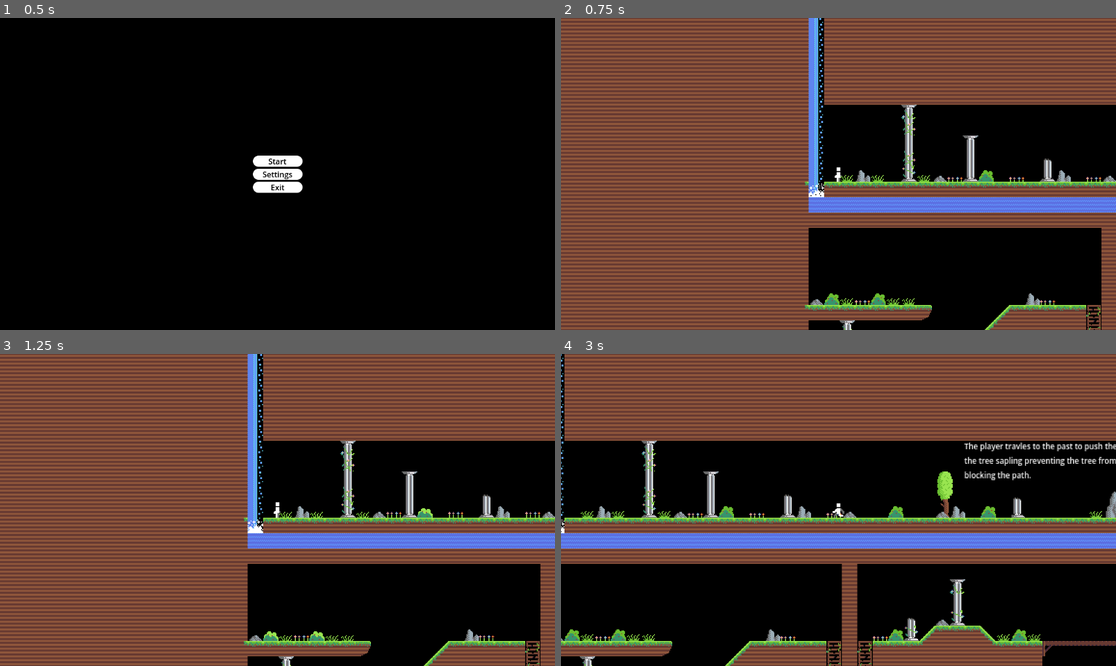
Above: before the commit, frames 1-4 (two rows, left to right).
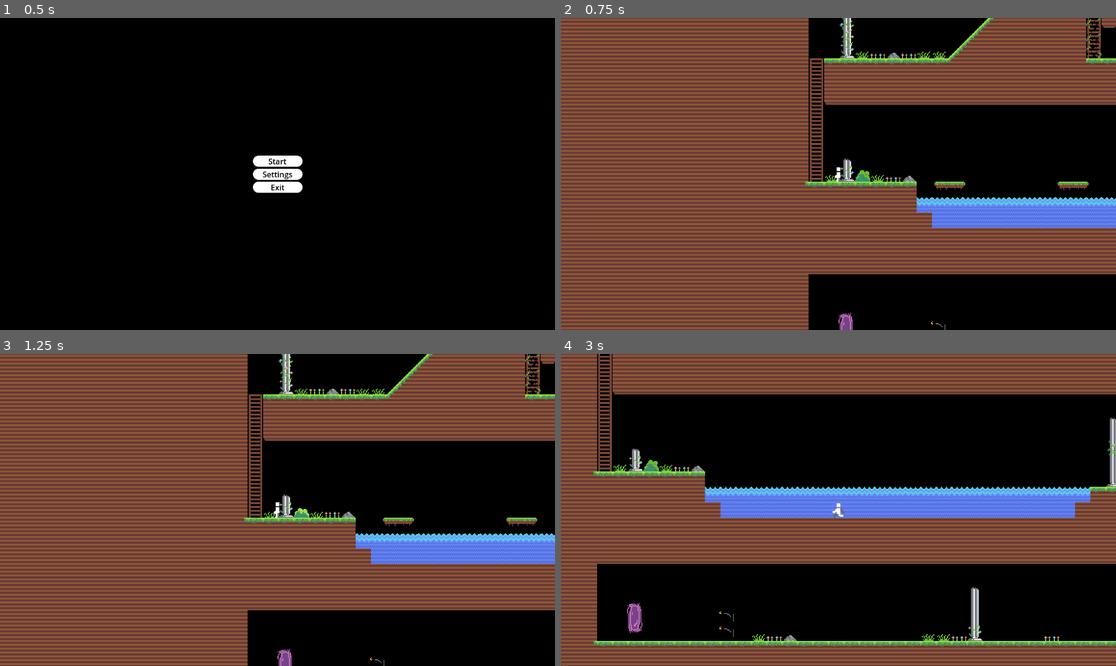
Above: after the commit, the same moments.

Repository: JustaRando001/the-grandndfather-paradox
Game: Godot game, scene res://main_menu.tscn
Two runs of this game, one before a commit and one after it. Both use one fixed random seed, a clock stepped at 60 frames per second and the inputs below.
Inputs:
- Up to frame 1 (0.5 s): no input
- Up to frame 2 (0.75 s): click "Start" at 0.5 s
- Up to frame 3 (1.25 s): no input
- Up to frame 4 (3 s): hold Z (time_swap) 1.28-2.03 s; hold Right (right) 1.28-2.78 s; tap Space (jump) at 1.52, 2.27 s; tap Z (time_swap) at 2.1 s; hold Left (left) from 2.78 s (still down); hold Z (time_swap) from 2.78 s (still down)

Frame 1 is identical in both runs. In frame 2, 24% of the frame differs, in the area x 43-100%, y 0-100%; in frame 3, 24%; in frame 4, 42%, in the area x 0-100%, y 0-100%.

Commit message:
Add resettable platforms

Diff:
--- a/game.tscn
+++ b/game.tscn
@@ -87,7 +87,7 @@
 [node name="World" parent="handle" instance=ExtResource("1_ch15j")]
 
 [node name="Player" parent="handle" instance=ExtResource("2_n1ypb")]
-position = Vector2(32, 72)
+position = Vector2(32, 385.51)
 
 [node name="PauseMenu" type="VBoxContainer" parent="handle/Player"]
 process_mode = 2
--- /dev/null
+++ b/past_layer.gd
@@ -0,0 +1,36 @@
+extends Node2D
+
+@onready var platforms = [$FloatingPlatform, $FloatingPlatform2, $FloatingPlatform3]
+@export_range(5.0, 30.0) var platform_speed
+var original_platform_xs = []
+@export var max_distance = 40
+var moving_right = true
+
+func _ready():
+	for platform in platforms:
+		original_platform_xs.append(platform.transform.origin.x)
+
+func _physics_process(delta):
+	# skip all logic if not visible
+	if not visible:
+		return
+
+
+	if moving_right:
+		for platform in platforms:
+			platform.transform.origin.x += delta * platform_speed
+		if platforms[0].transform.origin.x - original_platform_xs[0] > max_distance:
+			moving_right = false
+	else:
+		for platform in platforms:
+			platform.transform.origin.x -= delta * platform_speed
+		if platforms[0].transform.origin.x - original_platform_xs[0] < 0:
+			moving_right = true
+
+
+
+func _on_world_time_state_toggled(current_time_state):
+	if current_time_state == TimeState.PAST:
+		moving_right = true
+		for i in platforms.size():
+			platforms[i].transform.origin.x = original_platform_xs[i]
--- /dev/null
+++ b/scripts/time_state.gd
@@ -0,0 +1,6 @@
+class_name TimeState
+
+enum {
+	PAST,
+	PRESENT
+}
--- a/world.gd
+++ b/world.gd
@@ -1,6 +1,4 @@
 extends Node2D
-
-enum TimeState {PAST, PRESENT}
 
 @onready var past = $PastLayer
 @onready var present = $PresentLayer
@@ -14,6 +12,8 @@
 
 var current_time_state = TimeState.PAST
 
+signal time_state_toggled(current_time_state : TimeState)
+
 func _input(event):
 	if event.is_action_pressed("time_swap"):
 		toggle_time_state()
@@ -25,6 +25,7 @@
 	else:
 		current_time_state = TimeState.PAST
 		switch_to_past()
+	time_state_toggled.emit(current_time_state)
 
 func switch_to_present():
 	present.visible = true
--- a/world.tscn
+++ b/world.tscn
@@ -11,6 +11,7 @@
 [ext_resource type="Texture2D" uid="uid://c87cvxau7ggq" path="res://assets/FloatingPlatform.png" id="6_k502n"]
 [ext_resource type="Texture2D" uid="uid://des7xu8uhhgk" path="res://assets/collapsingPillar.png" id="7_7jglu"]
 [ext_resource type="Shape2D" uid="uid://dj85iqiammy7t" path="res://shapes/supportedPillarShape.tres" id="7_kwm1g"]
+[ext_resource type="Script" path="res://past_layer.gd" id="8_4yyh2"]
 [ext_resource type="Texture2D" uid="uid://c5u10peam2jq0" path="res://assets/supportedPillar.png" id="8_mvxky"]
 [ext_resource type="Texture2D" uid="uid://c3qacjx2f0csl" path="res://assets/key.png" id="8_wxlqy"]
 [ext_resource type="Texture2D" uid="uid://rain10i1fs7n" path="res://assets/Canon.png" id="9_hpdua"]
@@ -52,6 +53,7 @@
 script = ExtResource("1_pa656")
 
 [node name="PresentLayer" type="Node2D" parent="."]
+visible = false
 
 [node name="BigTree" type="StaticBody2D" parent="PresentLayer"]
 position = Vector2(728, 56)
@@ -112,7 +114,8 @@
 texture = ExtResource("8_mvxky")
 
 [node name="PastLayer" type="Node2D" parent="."]
-visible = false
+script = ExtResource("8_4yyh2")
+platform_speed = 20.0
 
 [node name="Sapling" type="Area2D" parent="PastLayer"]
 position = Vector2(727, 72)
@@ -244,3 +247,5 @@
 
 [node name="CollisionShape2D" type="CollisionShape2D" parent="ConstantLayer/AreaPortal2D"]
 shape = SubResource("RectangleShape2D_tailh")
+
+[connection signal="time_state_toggled" from="." to="PastLayer" method="_on_world_time_state_toggled"]
Not shown: 1 places in world.tscn that only renumber resources
